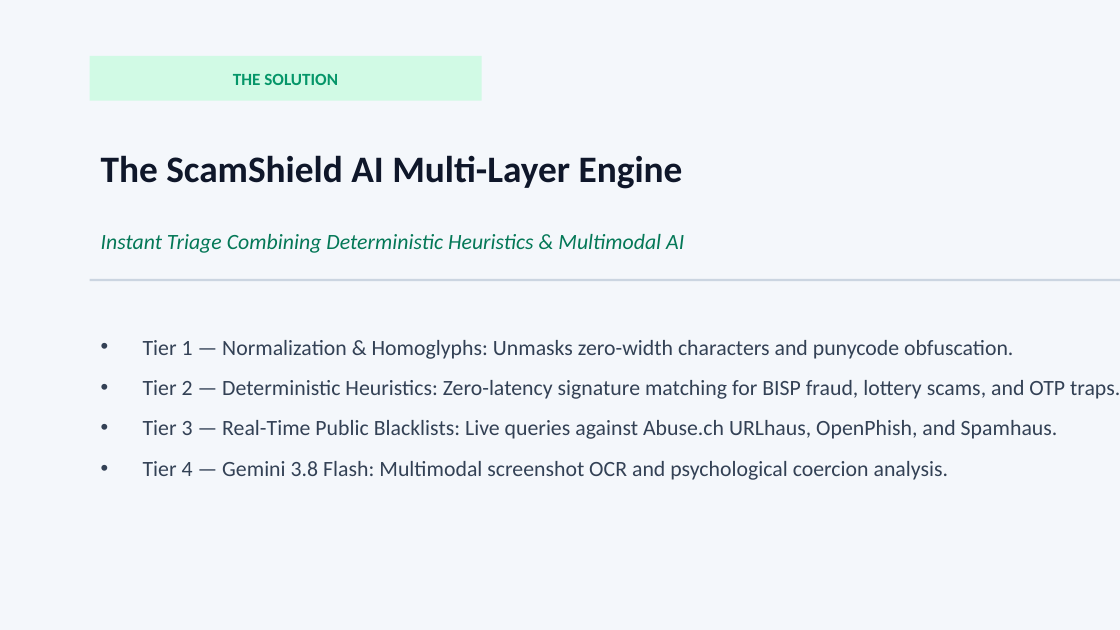
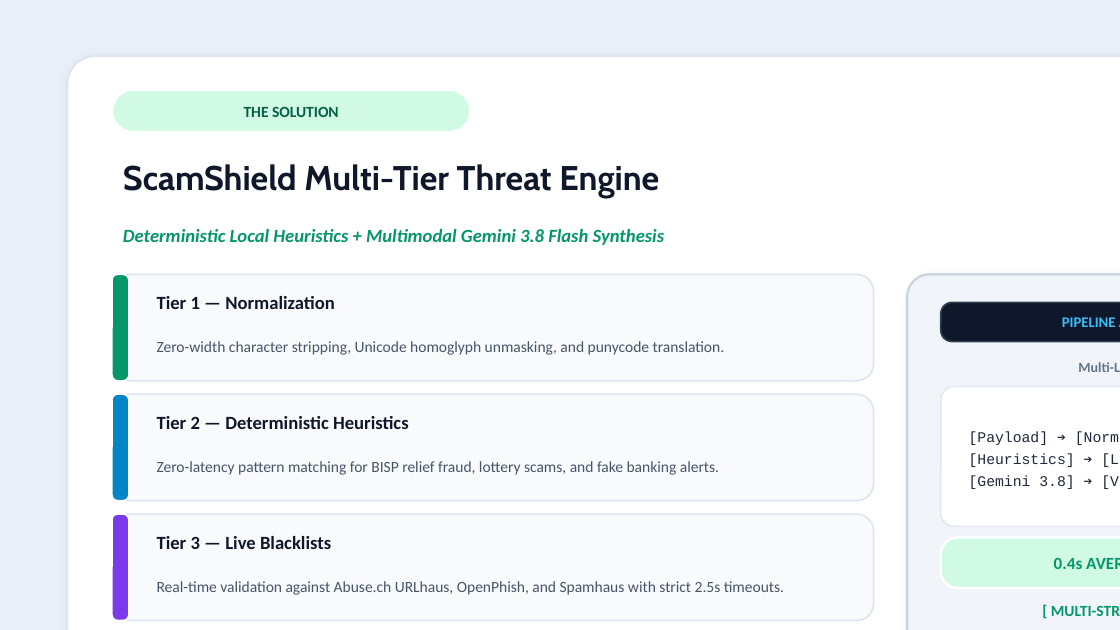
Before and after one commit to saqib54/ScamGuard-Ai, a slide deck: slide 3 of docs/ScamShield_Presentation.pptx. Drawn at 1120x630 pixels with LibreOffice and Linux fonts; fonts in the diff are those of the drawing. Boxes give left, top, right and bottom in pixels: in the first picture for what was removed or moved away, otherwise in the second. Text is boxed around its words. In the diff, an @@ line names an element or a change of style, - is before the commit and + after.

```diff
--- a/docs/ScamShield_Presentation.pptx
+++ b/docs/ScamShield_Presentation.pptx
@@ background #F4F7FB to #EAF0F8 @@
@@ rounded rectangle added at box(67, 56, 1120, 630), fill #FFFFFF, outline #DDE5F0 1.5 pt @@
@@ text "THE SOLUTION": place and size @@
-text "THE SOLUTION" at box(90, 56, 482, 101)
+text "THE SOLUTION" at box(244, 107, 339, 117)
@@ text "THE SOLUTION" at box(244, 107, 339, 117): size 11 to 10 pt, text colour #059669 to #065F46; fill #D1FAE5 to none @@
@@ rounded rectangle added at box(112, 90, 470, 132), fill #D1FAE5, outline #FFFFFF 1.5 pt @@
@@ text "Slide 3 of 12": place and size @@
-text "Slide 3 of 12" at box(1064, 56, 1120, 101)
+text "Slide 3 of 12" at box(1039, 475, 1074, 489)
@@ text "Slide 3 of 12" at box(1039, 475, 1074, 489): bold on @@
@@ text at box(123, 164, 659, 198): text changed; size 24 to 22 pt; font Calibri to Cabin @@
-The ScamShield AI Multi-Layer Engine
+ScamShield Multi-Tier Threat Engine
@@ text at box(123, 229, 665, 245): text changed; size 14 to 12 pt; text colour #047857 to #059669; bold on @@
-Instant Triage Combining Deterministic Heuristics & Multimodal AI
+Deterministic Local Heuristics + Multimodal Gemini 3.8 Flash Synthesis
@@ line removed from (90, 280) to (1120, 280) @@
@@ rounded rectangle added at box(112, 274, 874, 381), fill #F8FAFC, outline #DDE5F0 1 pt @@
@@ rounded rectangle added at box(112, 274, 129, 381), fill #059669, outline #FFFFFF 1 pt @@
@@ text added at box(157, 296, 335, 309), 12 pt, text #0F172A, bold @@
+Tier 1 — Normalization
@@ rounded rectangle added at box(907, 274, 1120, 630), fill #F1F5F9, outline #CBD5E1 1.5 pt @@
@@ rounded rectangle added at box(941, 302, 1120, 342), fill #0F172A, outline #334155 1 pt @@
@@ text added at box(1062, 317, 1116, 327), 9.5 pt, text #38BDF8, bold @@
+PIPELINE ARCHITECTURE
@@ text removed at box(143, 340, 1120, 480) @@
-• Tier 1 — Normalization & Homoglyphs: Unmasks zero-width characters and punycode obfuscation.
-• Tier 2 — Deterministic Heuristics: Zero-latency signature matching for BISP fraud, lottery scams, and OTP traps.
-• Tier 3 — Real-Time Public Blacklists: Live queries against Abuse.ch URLhaus, OpenPhish, and Spamhaus.
-• Tier 4 — Gemini 3.8 Flash: Multimodal screenshot OCR and psychological coercion analysis.
@@ text added at box(157, 341, 725, 355), 10 pt, text #475569 @@
+Zero-width character stripping, Unicode homoglyph unmasking, and punycode translation.
@@ rounded rectangle added at box(941, 386, 1120, 526), fill #FFFFFF, outline #E2E8F0 1 pt @@
@@ text added at box(1078, 362, 1120, 372), 9 pt, text #64748B, bold @@
+Multi-Layer Pipeline
@@ rounded rectangle added at box(112, 394, 874, 501), fill #F8FAFC, outline #DDE5F0 1 pt @@
@@ rounded rectangle added at box(112, 394, 129, 501), fill #0284C7, outline #FFFFFF 1 pt @@
@@ text added at box(157, 416, 409, 429), 12 pt, text #0F172A, bold @@
+Tier 2 — Deterministic Heuristics
@@ text added at box(969, 431, 1075, 489), 9.5 pt, text #1E293B @@
+[Payload] ➔ [Normalizer] ➔ [Heuristics] ➔ [Live Blacklists] ➔ [Gemini 3.8] ➔ [Verdict]
@@ text added at box(157, 461, 719, 475), 10 pt, text #475569 @@
+Zero-latency pattern matching for BISP relief fraud, lottery scams, and fake banking alerts.
@@ rounded rectangle added at box(112, 514, 874, 620), fill #F8FAFC, outline #DDE5F0 1 pt @@
@@ rounded rectangle added at box(112, 514, 129, 620), fill #7C3AED, outline #FFFFFF 1 pt @@
@@ text added at box(157, 536, 331, 549), 12 pt, text #0F172A, bold @@
+Tier 3 — Live Blacklists
@@ rounded rectangle added at box(941, 538, 1120, 588), fill #D1FAE5, outline #FFFFFF 1.5 pt @@
@@ text added at box(1054, 558, 1083, 569), 11 pt, text #059669, bold @@
+0.4s AVERAGE LATENCY
@@ text added at box(157, 581, 784, 595), 10 pt, text #475569 @@
+Real-time validation against Abuse.ch URLhaus, OpenPhish, and Spamhaus with strict 2.5s timeouts.
@@ text added at box(1051, 605, 1120, 616), 10 pt, text #059669, bold @@
+[ MULTI-STREAM SYNTHESIS ]
```
Also in this commit, not shown: 5 other slides changed, 6 slides added, 6 slides removed, 26 other files.
